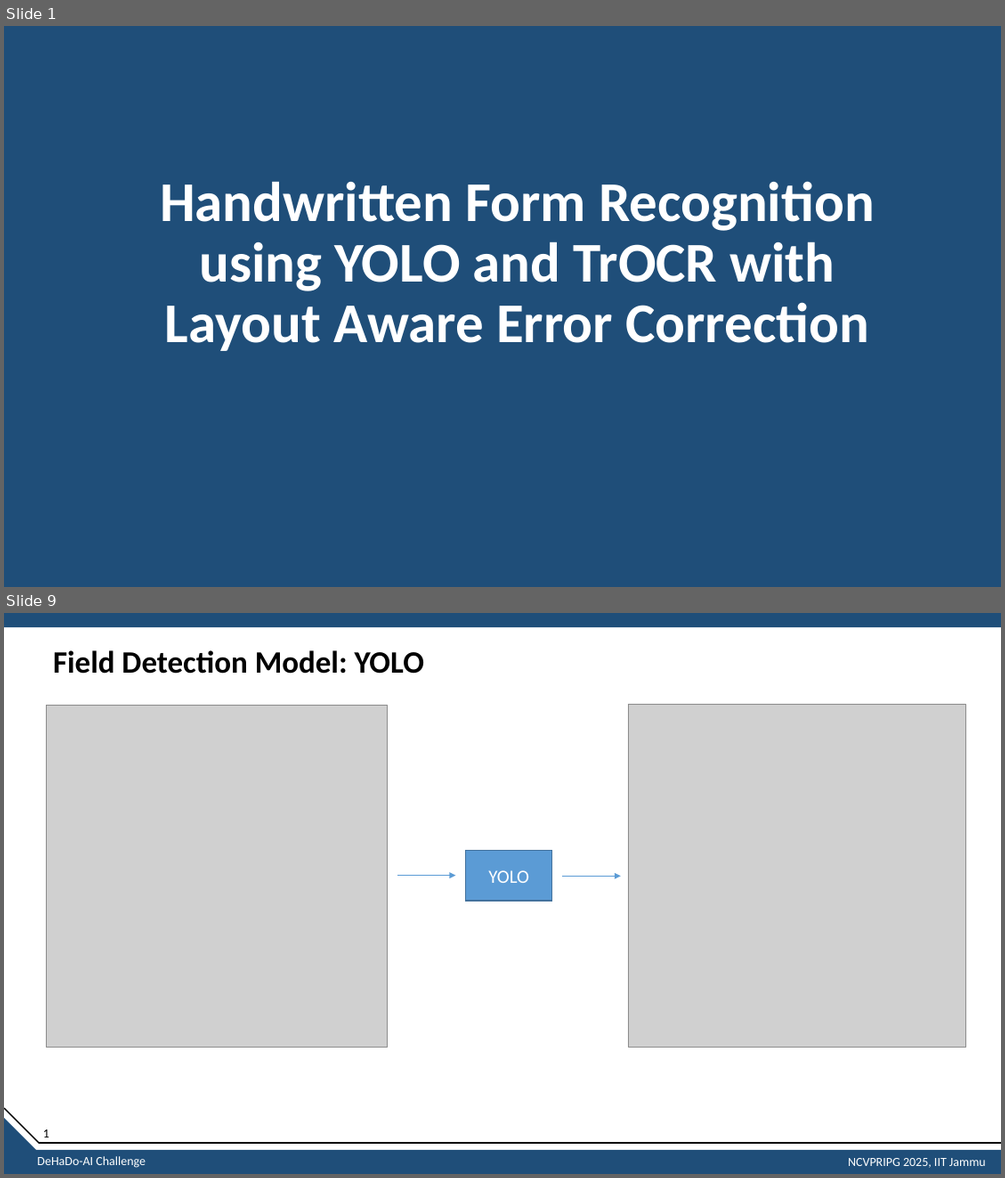
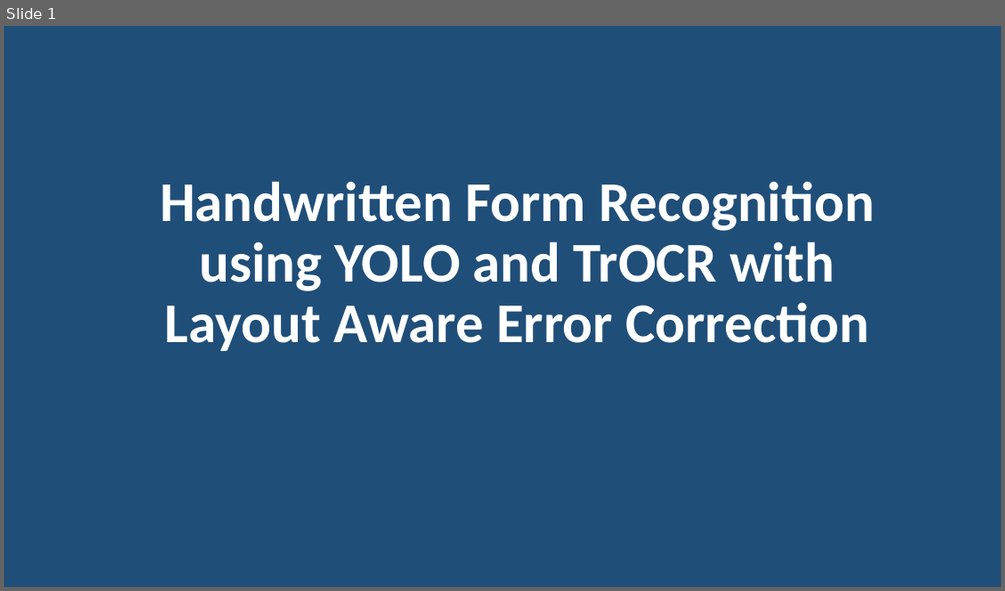
Before and after one commit to sathishkumartheta/tokenwise-dehado-ai, a slide deck: submission/Presentation.pptx. Shown one above the other, each under a label of ours: slides 1 and 9 before the commit, slide 1 after it; the slides between them are not shown. The pictures are 1005x1178 and 1005x591 pixels, drawn with LibreOffice and Linux fonts; fonts in the diff are those of the drawing; grey boxes stand for pictures. Boxes give left, top, right and bottom in pixels: in the first picture for what was removed or moved away, otherwise in the second. Text is boxed around its words. In the diff, an @@ line names an element or a change of style, - is before the commit and + after.

```diff
--- a/submission/Presentation.pptx
+++ b/submission/Presentation.pptx
@@ slide 9 removed at <box>4,613,1001,1174</box>, background #FFFFFF @@
@@ rectangle removed at <box>4,613,1001,627</box> @@
@@ title removed at <box>53,650,424,674</box> @@
-Field Detection Model: YOLO
@@ picture removed at <box>47,705,388,1047</box> @@
@@ picture removed at <box>628,704,965,1046</box> @@
@@ rectangle removed at <box>466,850,552,900</box> @@
-YOLO
@@ arrow removed from (397, 876) to (455, 876) @@
@@ arrow removed from (563, 876) to (621, 876) @@
@@ triangle removed at <box>4,1118,39,1153</box> @@
@@ line removed from (4, 1108) to (39, 1143) @@
@@ line removed from (39, 1143) to (1001, 1143) @@
@@ text removed at <box>43,1129,49,1137</box> @@
-1
@@ rectangle removed at <box>4,1150,1001,1174</box> @@
@@ text removed at <box>37,1156,146,1167</box> @@
-DeHaDo-AI Challenge
@@ text removed at <box>848,1158,986,1167</box> @@
-NCVPRIPG 2025, IIT Jammu
```
Also in this commit, not shown: 17 slides changed, 1 slide added, 1 other slide removed, 2 other files.
